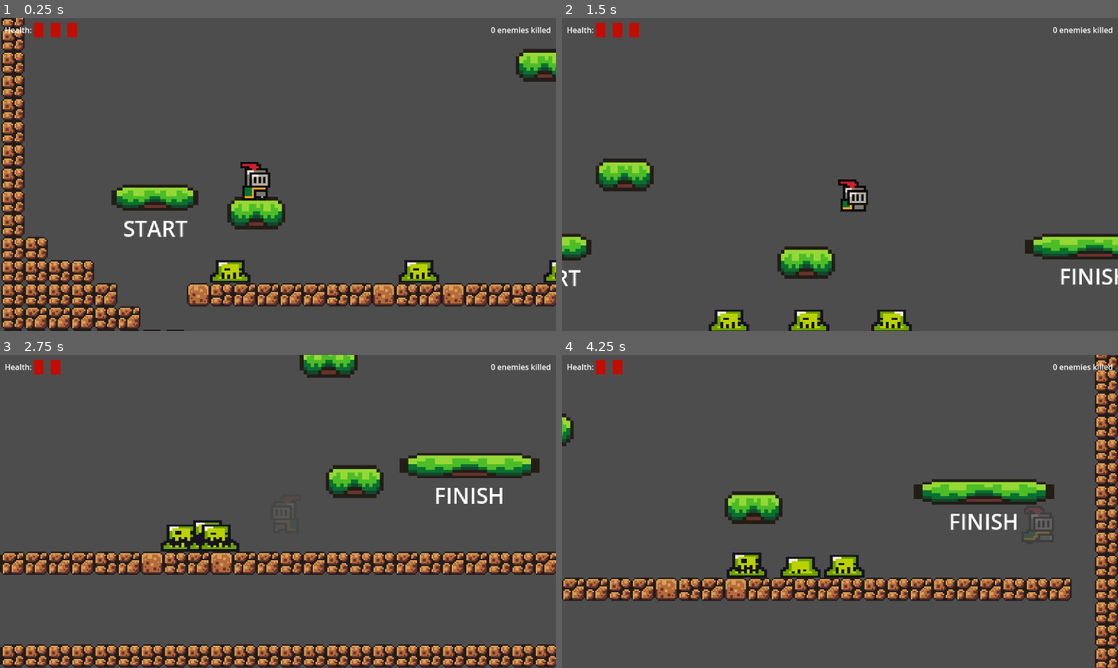
Above: before the commit, frames 1-4 (two rows, left to right).
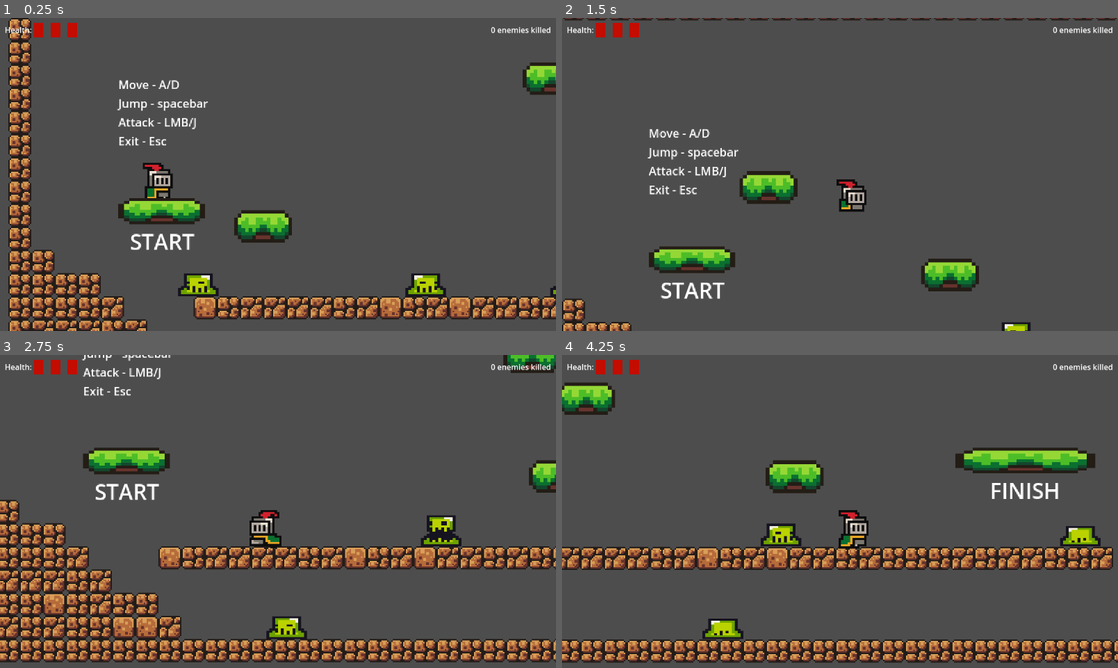
Above: after the commit, the same moments.

Repository: Klarnold/Task1
Game: Godot game, scene res://scenes/game.tscn
Same seed, same stepped clock (60 frames per second), same inputs: the game is played once before the commit and once after it.
Inputs (mouse positions are in pixels of both pictures, inside the frame that each line leads up to):
- Up to frame 1 (0.25 s): no input
- Up to frame 2 (1.5 s): move the mouse to (962, 158) at 0.52 s; hold Right (right) from 0.53 s (still down); click (962, 158) at 0.6 s; tap Space (jump) at 0.77 s; move the mouse to (728, 190) at 1.27 s; click (728, 190) at 1.35 s
- Up to frame 3 (2.75 s): tap Space (jump) at 1.52 s; move the mouse to (333, 442) at 2.02 s; release Right (right) at 2.03 s; hold A (left) from 2.03 s (still down); click (333, 442) at 2.1 s
- Up to frame 4 (4.25 s): move the mouse to (812, 574) at 2.77 s; release A (left) at 2.78 s; hold Right (right) from 2.78 s (still down); click (812, 574) at 2.85 s; tap Space (jump) at 3.02, 3.77 s; move the mouse to (1006, 558) at 3.52 s; click (1006, 558) at 3.6 s

The runs differ from the first frame. In frame 1, 22% of the frame differs, in the area x 0-100%, y 0-100%; in frame 2, 11%; in frame 3, 32%; in frame 4, 33%.

Commit message:
Release
Made a bit of tutorial in the beggining and exported the project for Windows.
That's all.

Diff:
--- a/simpleplatformer/project.godot
+++ b/simpleplatformer/project.godot
@@ -61,6 +61,11 @@
 , Object(InputEventKey,"resource_local_to_scene":false,"resource_name":"","device":-1,"window_id":0,"alt_pressed":false …(183 unchanged characters)…
 ]
 }
+exit={
+"deadzone": 0.2,
+"events": [Object(InputEventKey,"resource_local_to_scene":false,"resource_name":"","device":-1,"window_id":0,"alt_pressed":false,"shift_pressed":false,"ctrl_pressed":false,"meta_pressed":false,"pressed":false,"keycode":0,"physical_keycode":4194305,"key_label":0,"unicode":0,"location":0,"echo":false,"script":null)
+]
+}
 
 [layer_names]
 
--- a/simpleplatformer/scenes/game.tscn
+++ b/simpleplatformer/scenes/game.tscn
@@ -162,7 +162,7 @@
 }
 
 [node name="Player" parent="." instance=ExtResource("6_dinhu")]
-position = Vector2(352, 328)
+position = Vector2(208, 304)
 scale = Vector2(3.18814, 2.95465)
 
 [node name="Node" type="Node" parent="."]
@@ -178,3 +178,21 @@
 [node name="Slime3" parent="Node" instance=ExtResource("7_kvuet")]
 position = Vector2(760, 472)
 scale = Vector2(4.01221, 2.85705)
+
+[node name="GameInterface" type="Control" parent="."]
+layout_mode = 3
+anchors_preset = 0
+offset_top = -48.0
+offset_right = 40.0
+offset_bottom = -8.0
+
+[node name="Label" type="Label" parent="GameInterface"]
+layout_mode = 0
+offset_left = 152.0
+offset_top = 224.0
+offset_right = 277.0
+offset_bottom = 325.0
+text = "Move - A/D
+Jump - spacebar
+Attack - LMB/J
+Exit - Esc"
--- a/simpleplatformer/scripts/scenes/game.gd
+++ b/simpleplatformer/scripts/scenes/game.gd
@@ -1,9 +1,6 @@
 extends Node2D
 
 
-#func _ready() -> void:
-	#Signals.player_is_dead.connect(_on_player_is_dead)
-#
-#
-#func _on_player_is_dead():
-	#get_tree().change_scene_to_file("res://scenes/game.tscn")
+func _input(_event: InputEvent) -> void:
+	if Input.is_action_just_pressed("exit"):
+		get_tree().quit()
Not shown, added: simpleplatformer/export_presets.cfg
Not shown, added: simpleplatformer/SimplePlatformer.exe
Not shown, added: simpleplatformer/SimplePlatformer.pck
